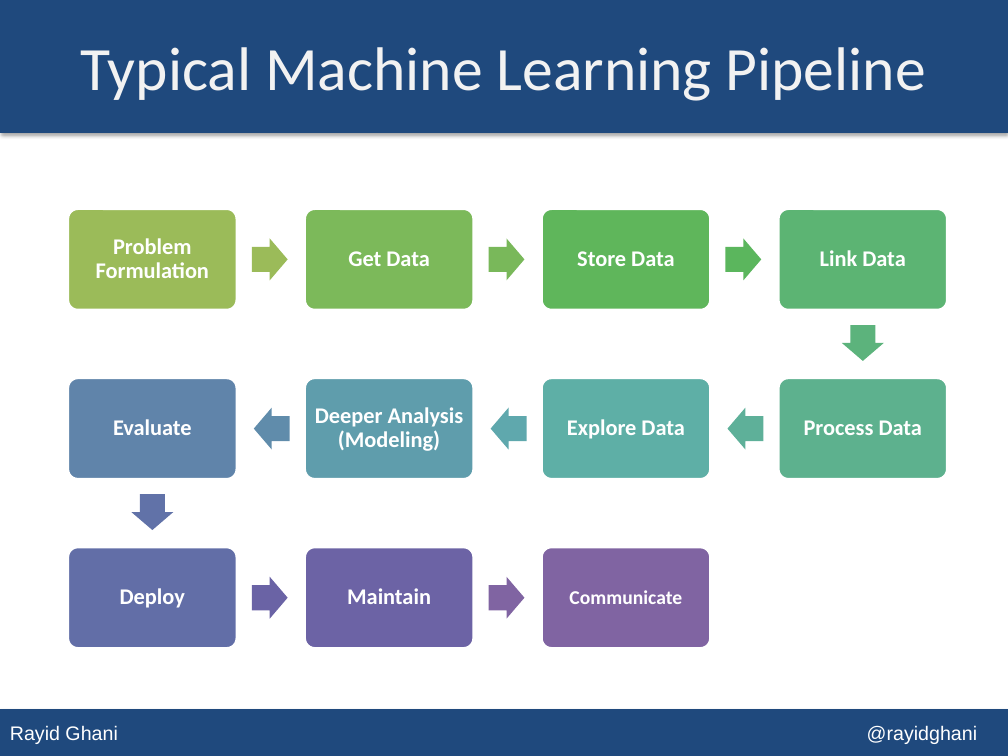
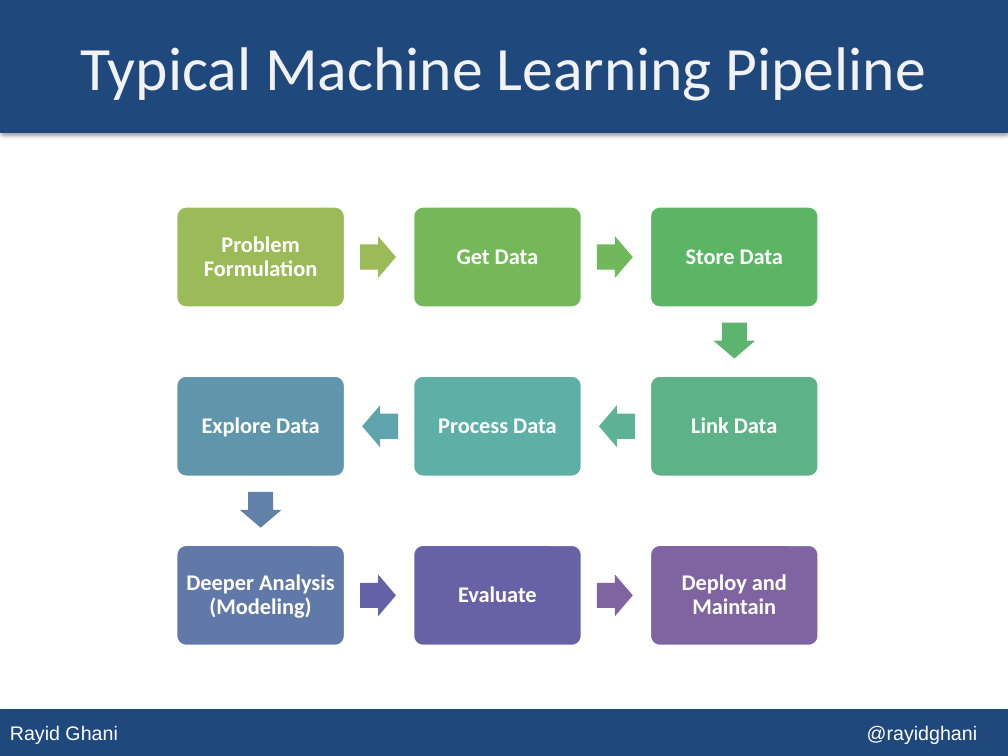
Before and after one commit to dssg/MLforPublicPolicy, a slide deck: slide 4 of Lectures/Lecture 03 - Machine Learning Process.pptx. Drawn at 1008x756 pixels with LibreOffice and Linux fonts; fonts in the diff are those of the drawing. Boxes give left, top, right and bottom in pixels: in the first picture for what was removed or moved away, otherwise in the second. Text is boxed around its words. In the diff, an @@ line names an element or a change of style, - is before the commit and + after.

```diff
--- a/Lectures/Lecture 03 - Machine Learning Process.pptx
+++ b/Lectures/Lecture 03 - Machine Learning Process.pptx
@@ rounded rectangle at bbox=[413, 207, 583, 308]: fill #7CB95A to #75B85A @@
@@ 5 right arrows, 3 texts, 3 rounded rectangles: place and size @@
-5 right arrows, 3 texts, 3 rounded rectangles at bbox=[68, 209, 711, 619]
+5 right arrows, 3 texts, 3 rounded rectangles at bbox=[176, 207, 820, 617]
@@ rounded rectangle at bbox=[650, 207, 820, 308]: fill #5FB65B to #5CB565 @@
@@ right arrow at bbox=[597, 236, 633, 278]: fill #79B85A to #70B85A @@
@@ right arrow: place and size @@
-right arrow at bbox=[842, 325, 884, 361]
+right arrow at bbox=[714, 323, 756, 359]
@@ right arrow at bbox=[714, 323, 756, 359]: fill #5CB37C to #5CB46F @@
@@ rounded rectangle at bbox=[176, 375, 346, 477]: fill #6084AA to #6096AC @@
@@ text "Explore Data": place and size @@
-text "Explore Data" at bbox=[567, 419, 684, 439]
+text "Explore Data" at bbox=[202, 417, 319, 437]
@@ rounded rectangle: place and size @@
-rounded rectangle at bbox=[541, 378, 711, 480]
+rounded rectangle at bbox=[413, 375, 583, 477]
@@ text "Process Data": place and size @@
-text "Process Data" at bbox=[804, 420, 922, 435]
+text "Process Data" at bbox=[438, 418, 556, 433]
@@ rounded rectangle: place and size @@
-rounded rectangle at bbox=[778, 378, 948, 480]
+rounded rectangle at bbox=[650, 375, 820, 477]
@@ rounded rectangle at bbox=[650, 375, 820, 477]: fill #5DB18E to #5DB287 @@
@@ text "Link Data": place and size @@
-text "Link Data" at bbox=[820, 250, 905, 266]
+text "Link Data" at bbox=[691, 417, 777, 433]
@@ right arrow at bbox=[362, 405, 398, 448]: fill #608CAB to #5FA4AD @@
@@ right arrow at bbox=[599, 405, 635, 448]: fill #5FA8AD to #5DB195 @@
@@ right arrow at bbox=[240, 492, 282, 528]: fill #6172A8 to #6181A9 @@
@@ 4 rounded rectangles, 2 right arrows: place and size @@
-4 rounded rectangles, 2 right arrows at bbox=[68, 239, 711, 649]
+4 rounded rectangles, 2 right arrows at bbox=[176, 236, 820, 646]
@@ rounded rectangle at bbox=[176, 544, 346, 646]: fill #626EA7 to #6179A8 @@
@@ text "Deeper Analysis (Modeling)": place and size @@
-text "Deeper Analysis (Modeling)" at bbox=[315, 407, 464, 451]
+text "Deeper Analysis (Modeling)" at bbox=[186, 574, 335, 618]
@@ rounded rectangle at bbox=[413, 544, 583, 646]: fill #6C63A5 to #6762A5 @@
@@ text "Evaluate": place and size @@
-text "Evaluate" at bbox=[113, 419, 192, 435]
+text "Evaluate" at bbox=[458, 586, 537, 602]
@@ right arrow at bbox=[360, 575, 396, 617]: fill #6A63A5 to #6362A6 @@
@@ group removed at bbox=[120, 209, 948, 608]: 3 texts, 2 right arrows, 2 rounded rectangles @@
-Deploy
-Maintain
-Communicate
@@ text added at bbox=[682, 574, 787, 614], 16 pt, text #FFFFFF, bold @@
+Deploy and Maintain
```
Also in this commit, not shown: 2 other slides changed, 1 slide added, 5 other files.
